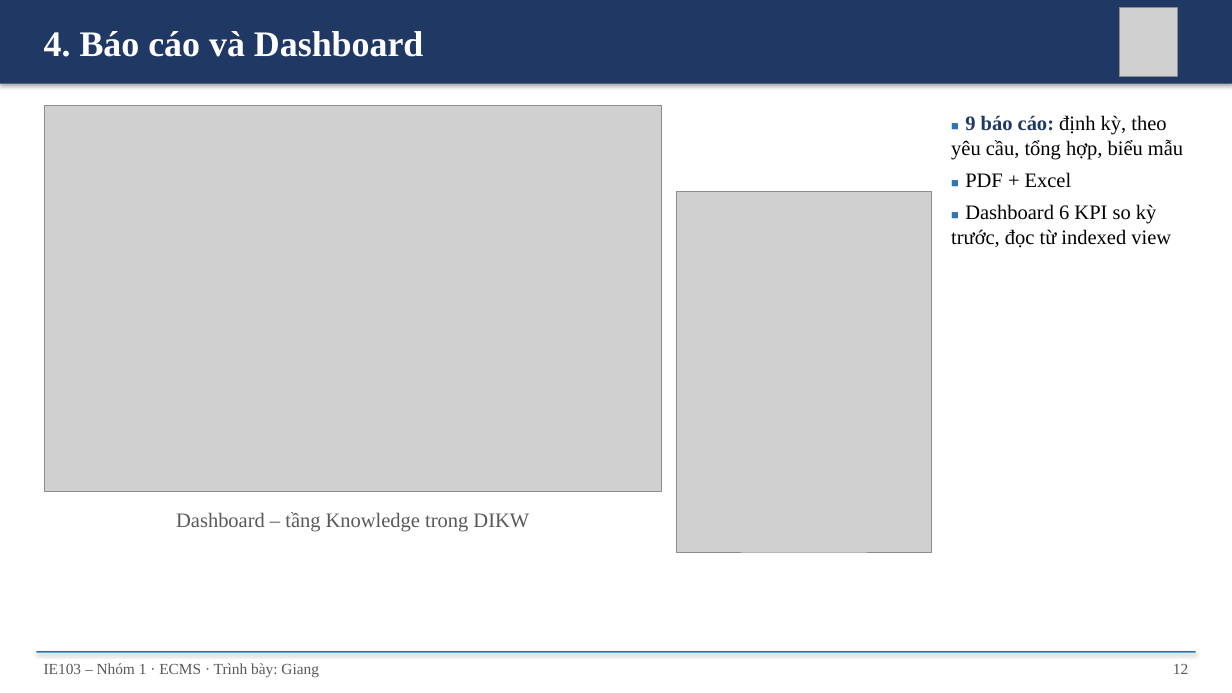
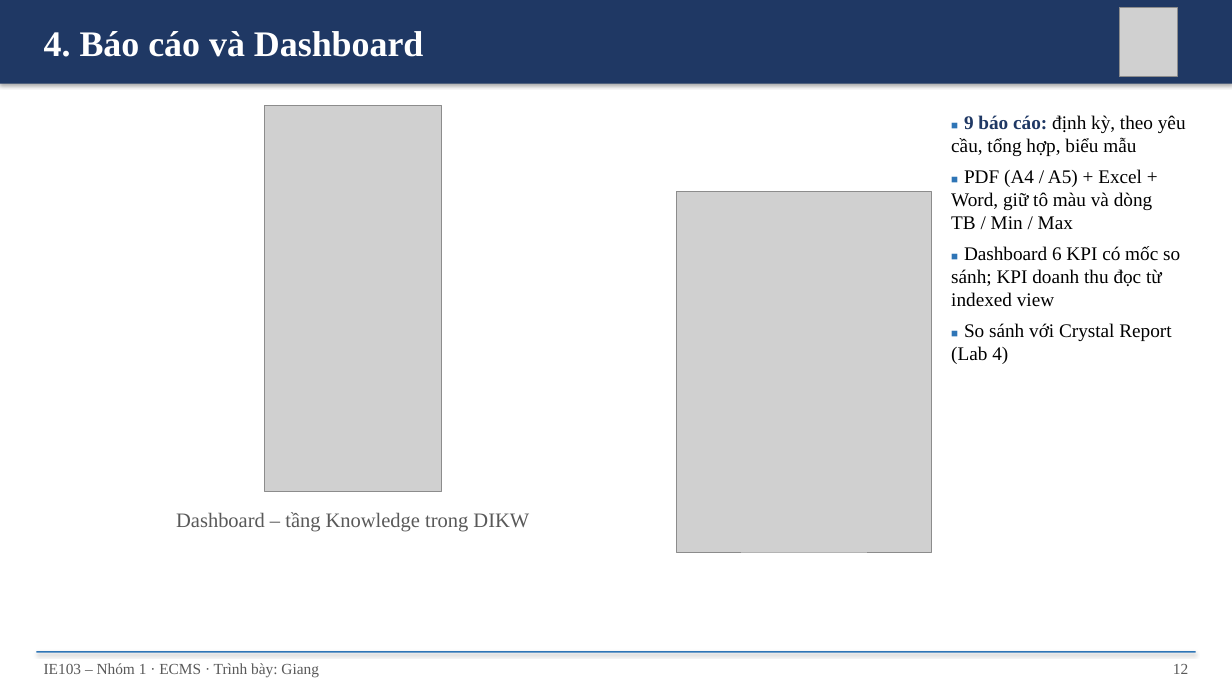
Before and after one commit to nhutruong-uit/ecms, a slide deck: slide 12 of slides/ECMS_Nhom1.pptx. Drawn at 1232x693 pixels with LibreOffice and Linux fonts; fonts in the diff are those of the drawing; grey boxes stand for pictures. Boxes give left, top, right and bottom in pixels: in the first picture for what was removed or moved away, otherwise in the second. Text is boxed around its words. In the diff, an @@ line names an element or a change of style, - is before the commit and + after.

Commit message:
docs(build): dựng lại báo cáo, hướng dẫn sử dụng (xuất PDF bằng Word) và slide (#66)

```diff
--- a/slides/ECMS_Nhom1.pptx
+++ b/slides/ECMS_Nhom1.pptx
@@ picture: place and size @@
-picture at [44, 105, 662, 491]
+picture at [264, 105, 442, 491]
@@ text at [951, 115, 1186, 156]: size 10 to 9 pt in "■"; size 16 to 15 pt in "9 báo cáo: định kỳ, theo yêu ..." @@
@@ text at [951, 169, 1180, 364]: text changed; size 16 to 15 pt @@
-■ PDF + Excel
-■ Dashboard 6 KPI so kỳ trước, đọc từ indexed view
+■ PDF (A4 / A5) + Excel + Word, giữ tô màu và dòng TB / Min / Max
+■ Dashboard 6 KPI có mốc so sánh; KPI doanh thu đọc từ indexed view
+■ So sánh với Crystal Report (Lab 4)
```
Also in this commit, not shown: 12 other slides changed, 4 other files.
